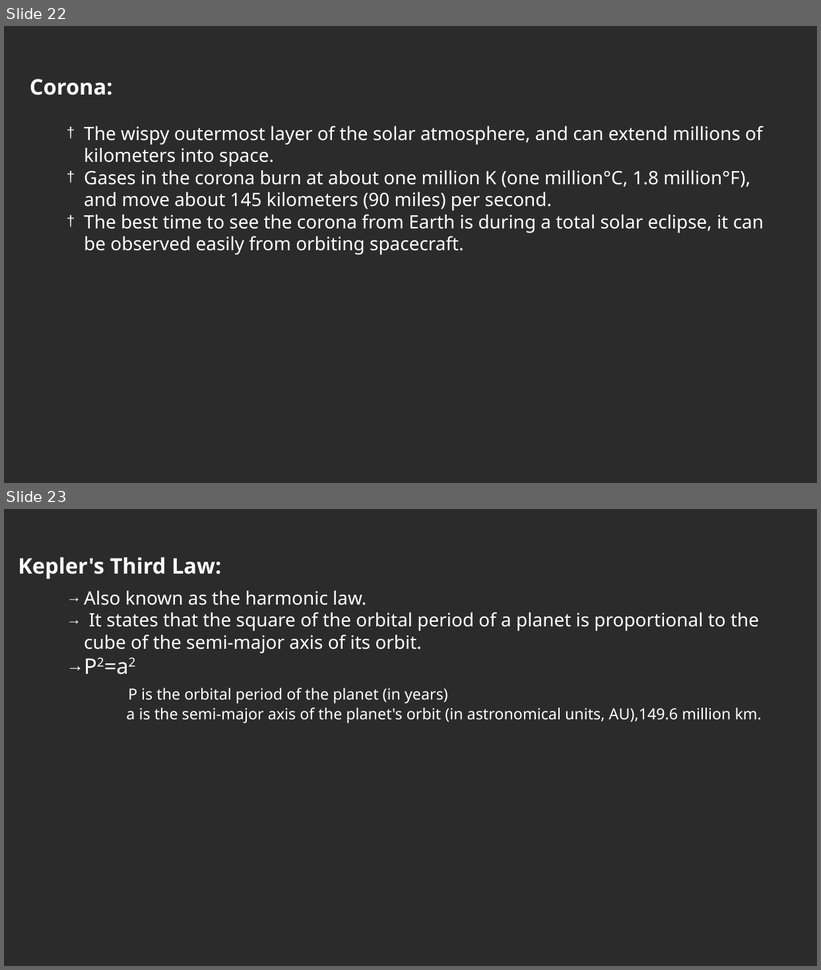
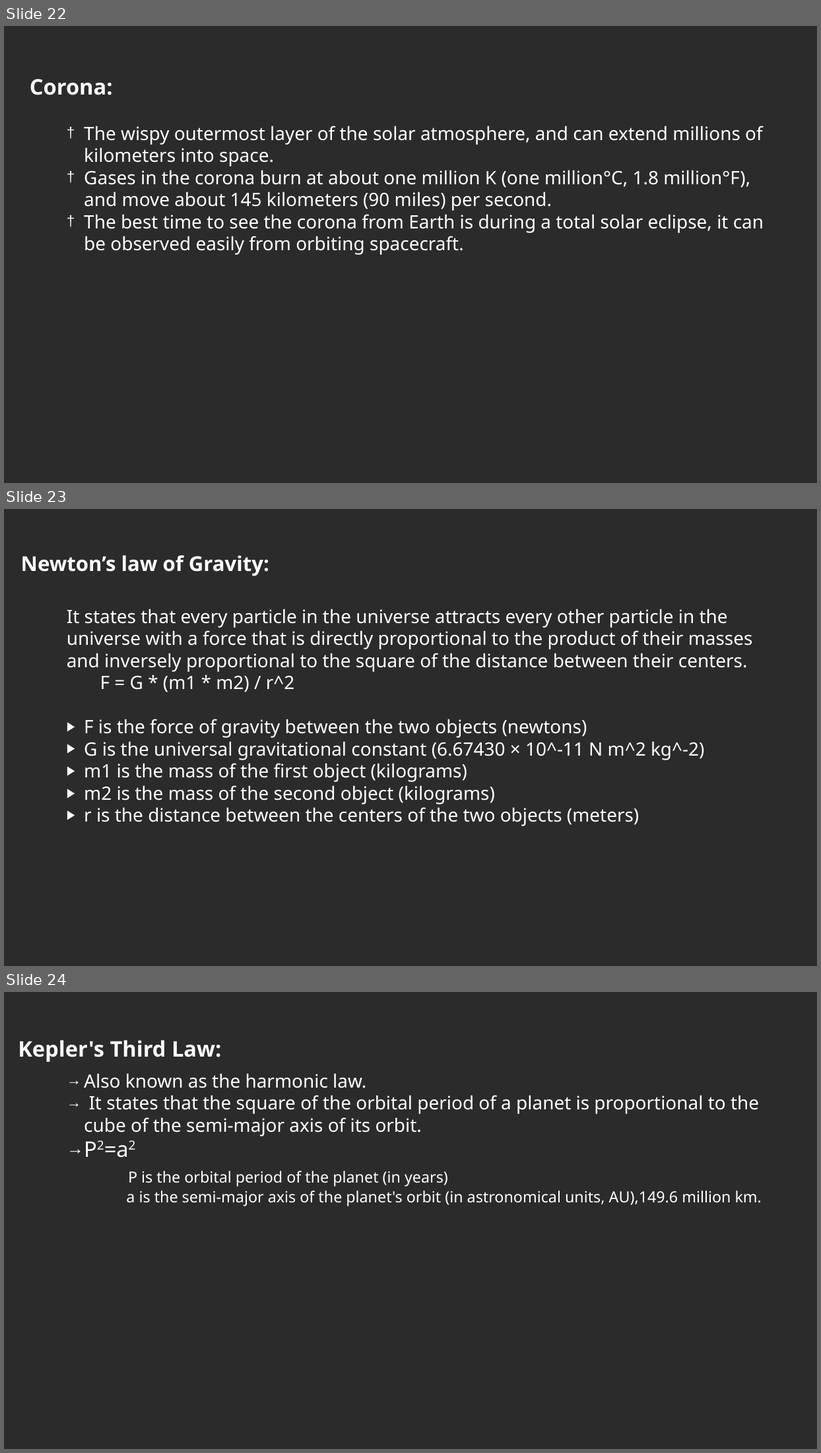
Before and after one commit to partha235/astro_class_tn, a slide deck: sun_ppt.odp. Shown one above the other, each under a label of ours: slides 22 and 23 before the commit, slides 22, 23 and 24 after it. The pictures are 821x970 and 821x1453 pixels, drawn with LibreOffice and Linux fonts; fonts in the diff are those of the drawing; background and template pictures are left out; a plain dark background stands for a picture behind light text. Boxes give left, top, right and bottom in pixels: in the first picture for what was removed or moved away, otherwise in the second. Text is boxed around its words. In the diff, an @@ line names an element or a change of style, - is before the commit and + after.

```diff
--- a/sun_ppt.odp
+++ b/sun_ppt.odp
@@ slide 23 added at <box>4,509,817,966</box>, background picture (left out) @@
@@ text added at <box>21,555,269,576</box>, 20 pt, text #FFFFFF, bold @@
+Newton’s law of Gravity:
@@ text added at <box>67,609,753,826</box>, 18 pt, text #FFFFFF @@
+It states that every particle in the universe attracts every other particle in the universe with a force that is directly proportional to the product of their masses and inversely proportional to the square of the distance between their centers.
+F = G * (m1 * m2) / r^2
+▶ F is the force of gravity between the two objects (newtons)
+▶ G is the universal gravitational constant (6.67430 × 10^-11 N m^2 kg^-2)
+▶ m1 is the mass of the first object (kilograms)
+▶ m2 is the mass of the second object (kilograms)
+▶ r is the distance between the centers of the two objects (meters)
@@ what was slide 23 is now slide 24 @@
```
Also in this commit, not shown: 2 slides changed, 1 other slide added, 2 slides removed, 3 other files.
